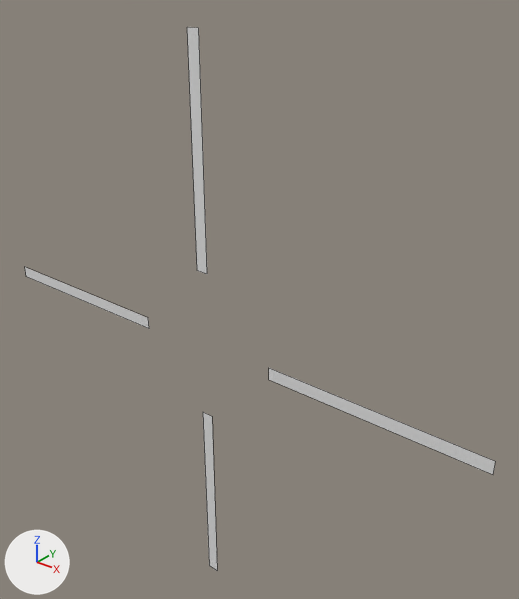
An edit to the FBX model SF-1/Models/hud/hud_crosshair.fbx, drawn before and after from the same camera.
Both versions are drawn from a camera (50 mm lens) standing at (0.0496, -1.3866, 0.0407) and looking at (0.0034, -1.3288, 0.0049). Lighting does not change. The marker at lower left points along +X, +Y and +Z. Mesh edges are drawn as thin lines. Where no turn or scale is listed for an object, it has been applied to the vertices.

The first picture shows 'Hud_crosshair'.
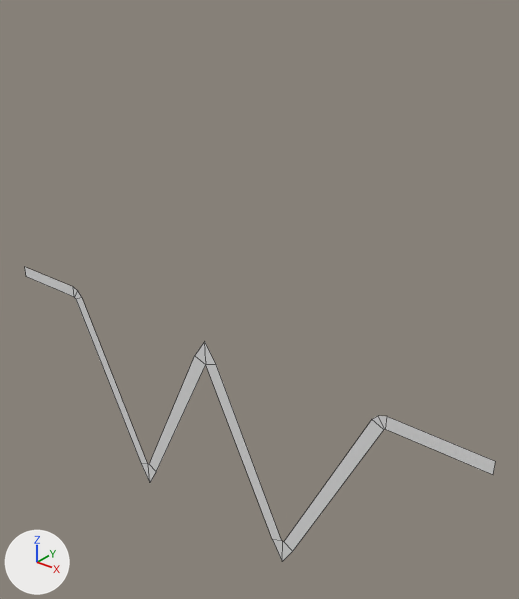
Where the change shows, as pixel boxes (x1, y1, x2, y2) in the pictures (519 x 599 px):
'Hud_crosshair', reshaped (46% shorter)
    before: (25, 27, 495, 570)
    after: (25, 267, 495, 562)
part 1 of me_plane_014, deleted
    before: (187, 27, 207, 274)
part 2 of me_plane_014, deleted
    before: (203, 412, 217, 570)
part 3 of me_plane_014, built on
    before: (69, 285, 390, 430)
    after: (69, 285, 390, 562)

The change, as a diff of the scene's bpy script:
```diff
--- a/SF-1/Models/hud/hud_crosshair.fbx.py
+++ b/SF-1/Models/hud/hud_crosshair.fbx.py
@@ me_plane_014 @@
 # used by ob_hud_crosshair; location = (0.0, -1.3345, 0.0)
-me_plane_014.from_pydata(...)  # 16 vertices, 4 faces; spans x -0.0342..0.0342, y 0.0, z -0.0342..0.0342
+me_plane_014.from_pydata(...)  # 33 vertices, 16 faces; spans x -0.0342..0.0342, y 0.0, z -0.0257..0.0007
+# me_plane_014 part 1: the loose piece of 4 vertices spanning x -0.0007..0.0007, y 0.0, z 0.0092..0.0342 is deleted
+# me_plane_014 part 2: the loose piece of 4 vertices spanning x -0.0007..0.0007, y 0.0, z -0.0342..-0.0092 is deleted
+# me_plane_014 part 3
+# 4 vertices are removed from x -0.0092..0.0092, y 0.0, z -0.0007..0.0007
+# 2 faces are deleted
+# 29 vertices are added at x -0.0235..0.0235, y 0.0, z -0.0257..0.0007
+# 16 new faces join them
```
